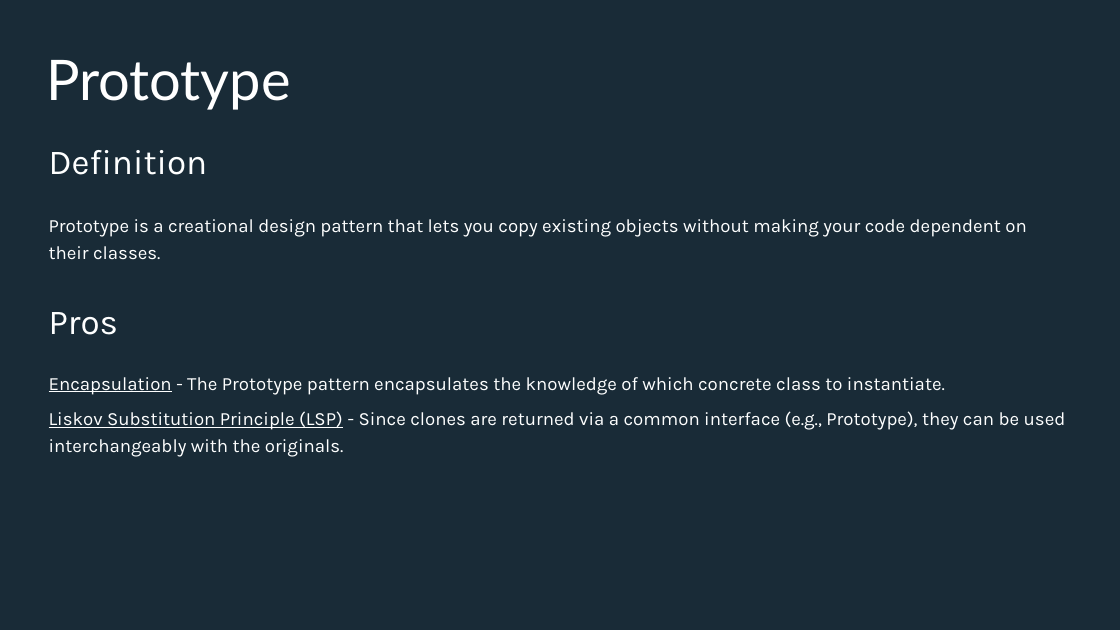
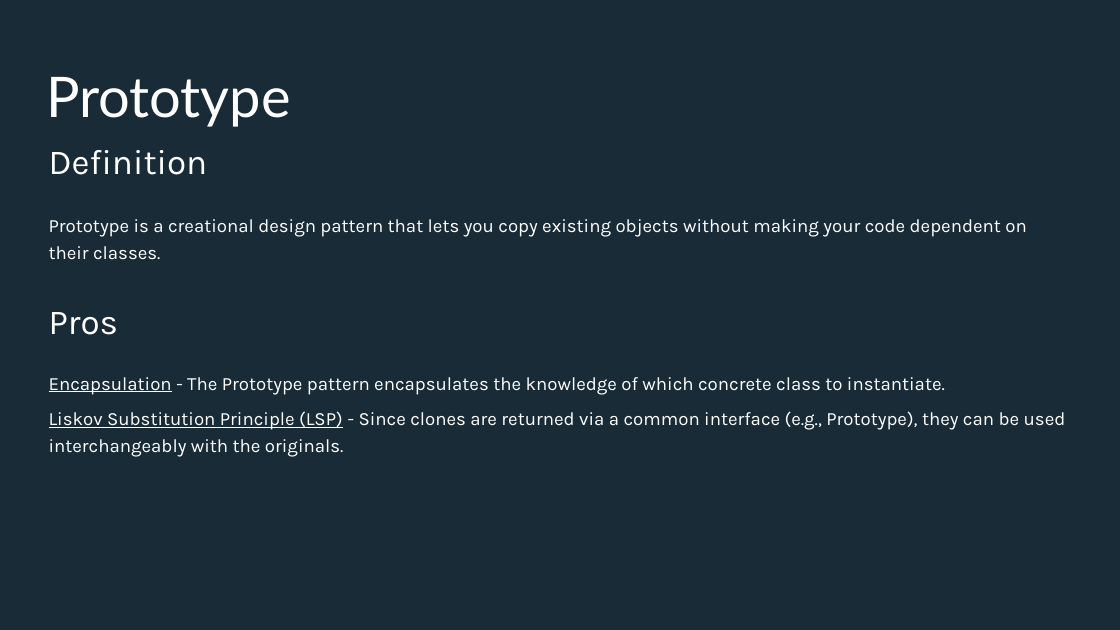
Before and after one commit to Iamsdl/Endava-DesignPatterns, a slide deck: slide 14 of PPT/Back to the basics, explaining design patterns with real life examples - Bridge & Prototype.pptx (slide 12 before the commit). Drawn at 1120x630 pixels with LibreOffice and Linux fonts; fonts in the diff are those of the drawing; background and template pictures are left out. Boxes give left, top, right and bottom in pixels: in the first picture for what was removed or moved away, otherwise in the second. Text is boxed around its words. In the diff, an @@ line names an element or a change of style, - is before the commit and + after.

```diff
--- a/PPT/Back to the basics, explaining design patterns with real life examples - Bridge & Prototype.pptx
+++ b/PPT/Back to the basics, explaining design patterns with real life examples - Bridge & Prototype.pptx
@@ title "Prototype": place and size @@
-title "Prototype" at (46,60,291,110)
+title "Prototype" at (46,77,291,127)
```
Also in this commit, not shown: 15 other slides changed, 5 slides added, 26 other files.
